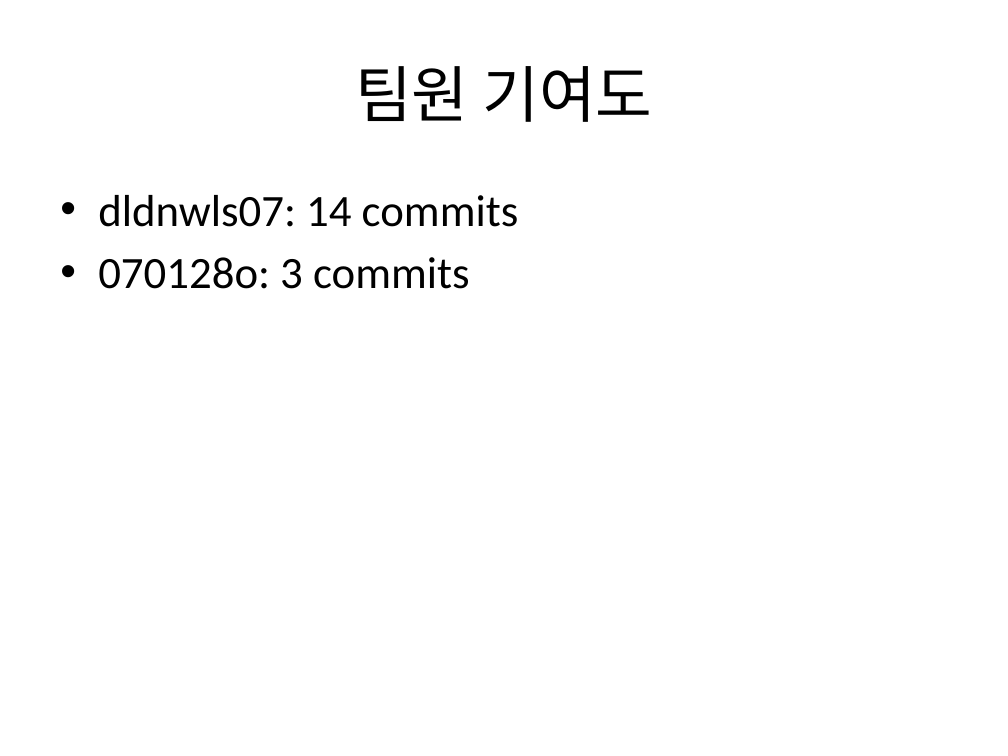
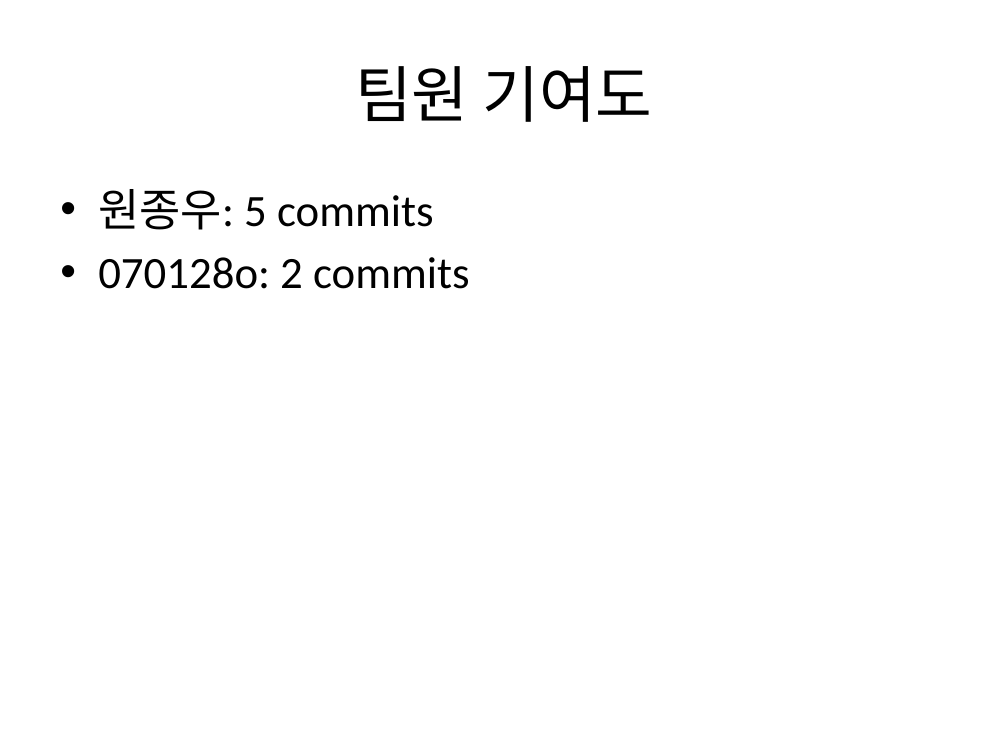
Before and after one commit to Jongwoo0101/worksight-commit-bot, a slide deck: slide 2 of data/commit_report.pptx. Drawn at 1008x756 pixels with LibreOffice and Linux fonts; fonts in the diff are those of the drawing. Boxes give left, top, right and bottom in pixels: in the first picture for what was removed or moved away, otherwise in the second. Text is boxed around its words. In the diff, an @@ line names an element or a change of style, - is before the commit and + after.

Commit message:
feat: target repo 신규 커밋 7건 반영 - chore: 주석에서 불필요한 공백제거 작성자: 원종우 코드: 587296c - Merge remote-tracking branch 'origin/Jongwoo0101' into Jongwoo0101 작성자: 원종우 코드: b496f98 - feat(chat): 채팅 비즈니스 로직(Service) 및 API 컨트롤러 구현
- ChatService: 채팅방 입장/목록 조회, 메시지 전송, 미읽음 일괄 처리 로직 구현
- 수신자 상태(MEETING/AWAY)에 따른 일반/긴급 알림 발송 분기 및 배너 조회 API 구현
- 데이터 정합성을 위해 TransactionSynchronization(afterCommit)을 활용한 웹소켓 실시간 푸시 연동
- ChatController: 채팅 관련 REST API 엔드포인트 매핑 작성자: 원종우 코드: 3752000
- feat(chat): 채팅 관련 Repository 및 WebSocket 이벤트 상수 추가

- ChatRoomRepository: 멤버 ID 기반 채팅방 조회 및 단건 조회 쿼리 추가
- ChatMessageRepository: 최신 메시지 페이징 조회, 미읽음 카운트 및 일괄 읽음 처리(@Modifying) 쿼리 구현
- WsEnvelope: 실시간 채팅 수신 및 읽음 처리를 위한 웹소켓 이벤트 상수(CHAT_MESSAGE_RECEIVED, CHAT_URGENT_RECEIVED, CHAT_READ) 정의 작성자: 원종우 코드: f779f37
- feat(chat): 채팅 도메인 엔티티 및 관련 Enum 정의

- 1:1 채팅방 엔티티(ChatRoom) 및 unique 제약 조건을 활용한 중복 생성 방지 로직 추가
- 채팅 메시지 엔티티(ChatMessage) 정의 및 인덱스 추가
- 일반(NORMAL) 및 긴급(URGENT) 메시지 구분을 위한 ChatMessageType Enum 추가 작성자: 원종우 코드: e78e425

```diff
--- a/data/commit_report.pptx
+++ b/data/commit_report.pptx
@@ text at [98, 189, 470, 289]: text changed @@
-• dldnwls07: 14 commits
-• 070128o: 3 commits
+• 원종우: 5 commits
+• 070128o: 2 commits
```
Also in this commit, not shown: 1 other slide changed, 7 slides added, 2 other files.
